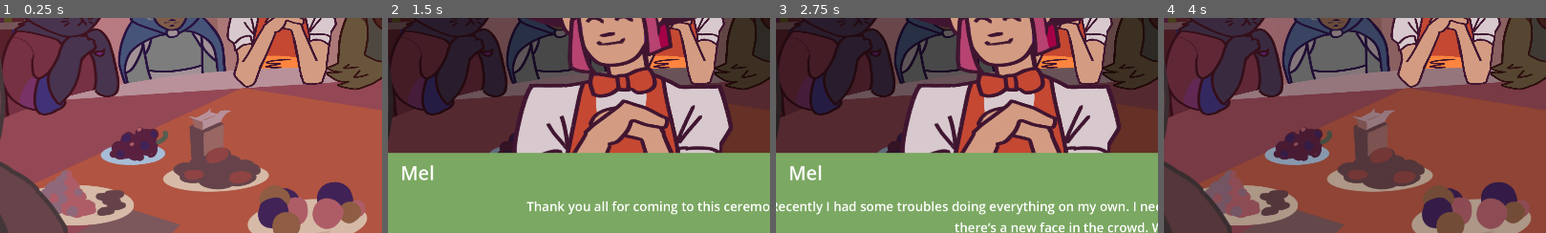
Above: before the commit, frames 1-4 (left to right).
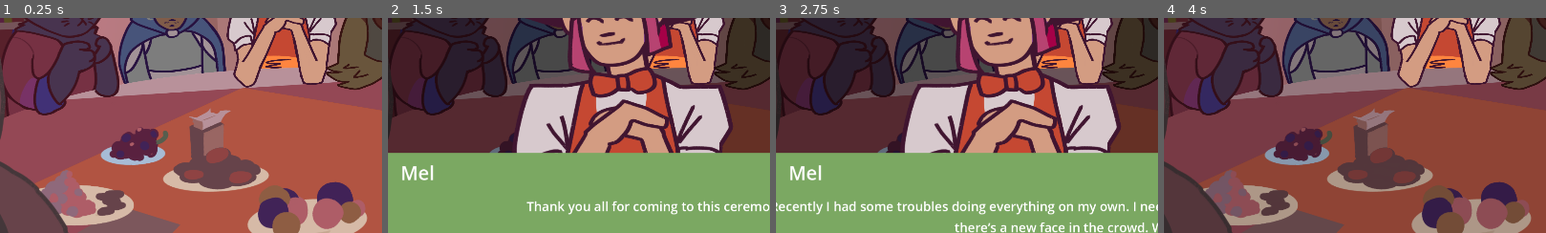
Above: after the commit, the same moments.

Repository: milana-94888u/tea-party
Game: Godot game, scene res://src/scenes/main/main.tscn
Same seed, same stepped clock (60 frames per second), same inputs: the game is played once before the commit and once after it.
Inputs (mouse positions are % of the whole screen's width and height, from its top left):
- Up to frame 1 (0.25 s): no input
- Up to frame 2 (1.5 s): move the mouse to (72, 45) at 0.52 s; tap Enter at 1.25 s; move the mouse to (30, 55) at 1.27 s
- Up to frame 3 (2.75 s): click (50, 50) at 2 s
- Up to frame 4 (4 s): tap Space at 2.75 s; move the mouse to (60, 28) at 2.77 s; tap Enter at 3.5 s; move the mouse to (45, 70) at 3.52 s
The pictures show only the part of the screen within x 8-58%, y 34-84%; the shares and areas given below are measured in that part.

The runs differ from the first frame. In frame 1, 0.8% of the frame differs, in the area x 2-30%, y 3-43%; in frame 2, 0.6%; in frame 3, 0.6%; in frame 4, 0.8%.

Commit message:
implement giving cups

Diff:
--- a/resources/characters/brokk.tres
+++ b/resources/characters/brokk.tres
@@ -10,3 +10,4 @@
 undesired_effects = Array[int]([0, 0])
 back_sprite_base = ExtResource("1_vvyns")
 back_sprite_tea = ExtResource("1_vvyns")
+cup_spot = Vector2(400, 500)
--- a/resources/characters/liam.tres
+++ b/resources/characters/liam.tres
@@ -11,5 +11,6 @@
 undesired_effects = Array[int]([0, 0])
 back_sprite_base = ExtResource("1_hxlbm")
 front_sprite_base = ExtResource("2_v2rgd")
-back_sprite_tea = ExtResource("2_v2rgd")
+back_sprite_tea = ExtResource("1_hxlbm")
 front_sprite_tea = ExtResource("2_v2rgd")
+cup_spot = Vector2(-20, 680)
--- a/resources/characters/mel.tres
+++ b/resources/characters/mel.tres
@@ -13,3 +13,4 @@
 front_sprite_base = ExtResource("2_x5npj")
 back_sprite_tea = ExtResource("1_xps2t")
 front_sprite_tea = ExtResource("2_x5npj")
+cup_spot = Vector2(350, 780)
--- a/resources/characters/om.tres
+++ b/resources/characters/om.tres
@@ -10,3 +10,4 @@
 undesired_effects = Array[int]([0, 0])
 front_sprite_base = ExtResource("1_gks72")
 front_sprite_tea = ExtResource("1_gks72")
+cup_spot = Vector2(0, 820)
--- a/resources/characters/selene.tres
+++ b/resources/characters/selene.tres
@@ -15,3 +15,4 @@
 front_sprite_base = ExtResource("3_uis3s")
 back_sprite_tea = ExtResource("2_xwagg")
 front_sprite_tea = ExtResource("4_8w7rw")
+cup_spot = Vector2(450, 300)
--- a/resources/characters/vivienne.tres
+++ b/resources/characters/vivienne.tres
@@ -13,3 +13,4 @@
 front_sprite_base = ExtResource("2_xjtyj")
 back_sprite_tea = ExtResource("1_xx1hw")
 front_sprite_tea = ExtResource("2_xjtyj")
+cup_spot = Vector2(400, 500)
--- /dev/null
+++ b/resources/cups/ace_cup.tres
@@ -0,0 +1,10 @@
+[gd_resource type="Resource" script_class="CupData" load_steps=4 format=3 uid="uid://ekhdmmilprno"]
+
+[ext_resource type="Script" path="res://src/resources/cup_data.gd" id="1_5fn5f"]
+[ext_resource type="BitMap" uid="uid://cc0ij5wq87g70" path="res://assets/as_bitmask/cup_ace.png" id="1_6il8j"]
+[ext_resource type="Texture2D" uid="uid://jmlq1mq2ymlg" path="res://assets/cup_ace.png" id="2_xlj2b"]
+
+[resource]
+script = ExtResource("1_5fn5f")
+sprite = ExtResource("2_xlj2b")
+click_mask = ExtResource("1_6il8j")
--- /dev/null
+++ b/resources/cups/bi_cup.tres
@@ -0,0 +1,10 @@
+[gd_resource type="Resource" script_class="CupData" load_steps=4 format=3 uid="uid://cw2b2lvo7cwe5"]
+
+[ext_resource type="BitMap" uid="uid://cxxqy545qak1l" path="res://assets/as_bitmask/cup_bi.png" id="1_0omnr"]
+[ext_resource type="Script" path="res://src/resources/cup_data.gd" id="1_llpts"]
+[ext_resource type="Texture2D" uid="uid://b0pvr03lab5y4" path="res://assets/cup_bi.png" id="2_kuo8h"]
+
+[resource]
+script = ExtResource("1_llpts")
+sprite = ExtResource("2_kuo8h")
+click_mask = ExtResource("1_0omnr")
--- /dev/null
+++ b/resources/cups/lesbian_cup.tres
@@ -0,0 +1,10 @@
+[gd_resource type="Resource" script_class="CupData" load_steps=4 format=3 uid="uid://eqh18wl5i800"]
+
+[ext_resource type="BitMap" uid="uid://d3i544er05pu" path="res://assets/as_bitmask/cup_lesbian.png" id="1_4ql3k"]
+[ext_resource type="Script" path="res://src/resources/cup_data.gd" id="1_poaux"]
+[ext_resource type="Texture2D" uid="uid://dpo0r6jtjg5eu" path="res://assets/cup_lesbian.png" id="2_7i0lj"]
+
+[resource]
+script = ExtResource("1_poaux")
+sprite = ExtResource("2_7i0lj")
+click_mask = ExtResource("1_4ql3k")
--- /dev/null
+++ b/resources/cups/mlm_cup.tres
@@ -0,0 +1,10 @@
+[gd_resource type="Resource" script_class="CupData" load_steps=4 format=3 uid="uid://lg2st24kpyiy"]
+
+[ext_resource type="BitMap" uid="uid://sj2n626m7mvk" path="res://assets/as_bitmask/cup_mlm.png" id="1_ndr0q"]
+[ext_resource type="Script" path="res://src/resources/cup_data.gd" id="1_ng383"]
+[ext_resource type="Texture2D" uid="uid://dynqejbmwpyeh" path="res://assets/cup_mlm.png" id="2_c51f3"]
+
+[resource]
+script = ExtResource("1_ng383")
+sprite = ExtResource("2_c51f3")
+click_mask = ExtResource("1_ndr0q")
--- /dev/null
+++ b/resources/cups/nb_cup.tres
@@ -0,0 +1,10 @@
+[gd_resource type="Resource" script_class="CupData" load_steps=4 format=3 uid="uid://d35dr8yqssecd"]
+
+[ext_resource type="BitMap" uid="uid://cuvvx62nmfcta" path="res://assets/as_bitmask/cup_nb.png" id="1_5dtcn"]
+[ext_resource type="Script" path="res://src/resources/cup_data.gd" id="1_h8r18"]
+[ext_resource type="Texture2D" uid="uid://jwca4wc3l7j" path="res://assets/cup_nb.png" id="2_5fkhm"]
+
+[resource]
+script = ExtResource("1_h8r18")
+sprite = ExtResource("2_5fkhm")
+click_mask = ExtResource("1_5dtcn")
--- /dev/null
+++ b/resources/cups/trans_cup.tres
@@ -0,0 +1,10 @@
+[gd_resource type="Resource" script_class="CupData" load_steps=4 format=3 uid="uid://cx0le06u1jber"]
+
+[ext_resource type="Script" path="res://src/resources/cup_data.gd" id="1_1drpv"]
+[ext_resource type="BitMap" uid="uid://m7khs7k488c0" path="res://assets/as_bitmask/cup_trans.png" id="1_thctd"]
+[ext_resource type="Texture2D" uid="uid://dse3ymtqry0b" path="res://assets/cup_trans.png" id="2_2kf74"]
+
+[resource]
+script = ExtResource("1_1drpv")
+sprite = ExtResource("2_2kf74")
+click_mask = ExtResource("1_thctd")
--- a/resources/tea_varieties/base/black_tea.tres
+++ b/resources/tea_varieties/base/black_tea.tres
@@ -1,8 +1,10 @@
-[gd_resource type="Resource" script_class="TeaIngredient" load_steps=4 format=3 uid="uid://brwwpf1m0xcw8"]
+[gd_resource type="Resource" script_class="TeaIngredient" load_steps=6 format=3 uid="uid://brwwpf1m0xcw8"]
 
 [ext_resource type="BitMap" uid="uid://clbyb0nxcc4we" path="res://assets/ingredients/as_bitmask/black_tea.png" id="1_gwpjb"]
 [ext_resource type="Script" path="res://src/resources/tea_variety.gd" id="1_jekdt"]
 [ext_resource type="Texture2D" uid="uid://b1gmp7kw6fx68" path="res://assets/ingredients/black_tea.png" id="1_rfdq4"]
+[ext_resource type="Texture2D" uid="uid://dvf1nrayfyxwe" path="res://assets/tea_black.png" id="4_t2gp3"]
+[ext_resource type="Texture2D" uid="uid://wt6jye44drdf" path="res://assets/black tea.png" id="5_1akrk"]
 
 [resource]
 script = ExtResource("1_jekdt")
@@ -10,3 +12,5 @@
 ingredient_type = 0
 ingredient_sprite = ExtResource("1_rfdq4")
 click_mask = ExtResource("1_gwpjb")
+teapot = ExtResource("5_1akrk")
+tea_in_cup = ExtResource("4_t2gp3")
--- a/resources/tea_varieties/base/blue_tea.tres
+++ b/resources/tea_varieties/base/blue_tea.tres
@@ -1,8 +1,10 @@
-[gd_resource type="Resource" script_class="TeaIngredient" load_steps=4 format=3 uid="uid://c8qrrx3j2tait"]
+[gd_resource type="Resource" script_class="TeaIngredient" load_steps=6 format=3 uid="uid://c8qrrx3j2tait"]
 
 [ext_resource type="Script" path="res://src/resources/tea_variety.gd" id="1_jtqfl"]
 [ext_resource type="BitMap" uid="uid://ccvkhpg0geyk8" path="res://assets/ingredients/as_bitmask/blue_tea.png" id="1_lg7he"]
 [ext_resource type="Texture2D" uid="uid://cyv3ccj4db1kg" path="res://assets/ingredients/blue_tea.png" id="1_m5ceb"]
+[ext_resource type="Texture2D" uid="uid://b1a34tsv2mr8h" path="res://assets/tea_blue.png" id="4_kw3gf"]
+[ext_resource type="Texture2D" uid="uid://bh16yocsrv84n" path="res://assets/blue tea.png" id="5_gfdo3"]
 
 [resource]
 script = ExtResource("1_jtqfl")
@@ -10,3 +12,5 @@
 ingredient_type = 0
 ingredient_sprite = ExtResource("1_m5ceb")
 click_mask = ExtResource("1_lg7he")
+teapot = ExtResource("5_gfdo3")
+tea_in_cup = ExtResource("4_kw3gf")
--- a/resources/tea_varieties/base/green_tea.tres
+++ b/resources/tea_varieties/base/green_tea.tres
@@ -1,8 +1,10 @@
-[gd_resource type="Resource" script_class="TeaIngredient" load_steps=4 format=3 uid="uid://dhvxga01h7bu5"]
+[gd_resource type="Resource" script_class="TeaIngredient" load_steps=6 format=3 uid="uid://dhvxga01h7bu5"]
 
 [ext_resource type="Texture2D" uid="uid://csrw3pa8ebpvj" path="res://assets/ingredients/green_tea.png" id="1_7q61l"]
 [ext_resource type="Script" path="res://src/resources/tea_variety.gd" id="1_cxdit"]
 [ext_resource type="BitMap" uid="uid://bjbou4viydjqc" path="res://assets/ingredients/as_bitmask/green_tea.png" id="1_rdnfm"]
+[ext_resource type="Texture2D" uid="uid://coai4f62wbfqx" path="res://assets/tea_green.png" id="4_engwf"]
+[ext_resource type="Texture2D" uid="uid://cojf7mjgrb68q" path="res://assets/green tea.png" id="4_nwyg4"]
 
 [resource]
 script = ExtResource("1_cxdit")
@@ -10,3 +12,5 @@
 ingredient_type = 0
 ingredient_sprite = ExtResource("1_7q61l")
 click_mask = ExtResource("1_rdnfm")
+teapot = ExtResource("4_nwyg4")
+tea_in_cup = ExtResource("4_engwf")
--- a/src/resources/character_data.gd
+++ b/src/resources/character_data.gd
@@ -12,3 +12,5 @@
 @export var front_sprite_base: Texture2D
 @export var back_sprite_tea: Texture2D
 @export var front_sprite_tea: Texture2D
+
+@export var cup_spot: Vector2 = Vector2.ZERO
--- a/src/resources/cup_data.gd
+++ b/src/resources/cup_data.gd
@@ -3,3 +3,4 @@
 
 
 @export var sprite: Texture2D
+@export var click_mask: BitMap
--- a/src/resources/tea_variety.gd
+++ b/src/resources/tea_variety.gd
@@ -23,3 +23,6 @@
 
 @export var ingredient_sprite: Texture2D
 @export var click_mask: BitMap
+
+@export var teapot: Texture2D  # only for base
+@export var tea_in_cup: Texture2D  # only for base
--- /dev/null
+++ b/src/scenes/cup_choose/cup.gd
@@ -0,0 +1,27 @@
+@tool
+class_name Cup
+extends TextureButton
+
+
+@onready var spilled_sprite := $Tea as TextureRect
+
+
+@export var cup_data: CupData:
+	set(value):
+		cup_data = value
+		if not is_node_ready():
+			await ready
+		if not is_instance_valid(cup_data):
+			texture_normal = null
+			texture_click_mask = null
+			return
+		texture_normal = cup_data.sprite
+		texture_click_mask = cup_data.click_mask
+
+
+func spill_tea(tea_base: TeaIngredient) -> void:
+	spilled_sprite.texture = tea_base.tea_in_cup
+
+
+func empty_cup() -> void:
+	spilled_sprite.texture = null
--- /dev/null
+++ b/src/scenes/cup_choose/cup.tscn
@@ -0,0 +1,19 @@
+[gd_scene load_steps=4 format=3 uid="uid://brxqggtuenwss"]
+
+[ext_resource type="Script" path="res://src/scenes/cup_choose/cup.gd" id="1_06mbi"]
+[ext_resource type="Texture2D" uid="uid://dynqejbmwpyeh" path="res://assets/cup_mlm.png" id="1_tcuvm"]
+[ext_resource type="BitMap" uid="uid://sj2n626m7mvk" path="res://assets/as_bitmask/cup_mlm.png" id="2_jnaew"]
+
+[node name="Cup" type="TextureButton"]
+offset_right = 300.0
+offset_bottom = 300.0
+mouse_default_cursor_shape = 2
+texture_normal = ExtResource("1_tcuvm")
+texture_click_mask = ExtResource("2_jnaew")
+script = ExtResource("1_06mbi")
+
+[node name="Tea" type="TextureRect" parent="."]
+layout_mode = 0
+offset_right = 40.0
+offset_bottom = 40.0
+metadata/_edit_lock_ = true
--- /dev/null
+++ b/src/scenes/cup_choose/cup_dialog.gd
@@ -0,0 +1,17 @@
+class_name CupDialog
+extends Control
+
+
+signal cup_chosen(cup: Cup)
+
+
+@onready var cups := $Cups as HBoxContainer
+
+
+func _ready() -> void:
+	for cup in cups.get_children():
+		cup.pressed.connect(on_cup_clicked.bind(cup))
+
+
+func on_cup_clicked(cup: Cup) -> void:
+	cup_chosen.emit(cup)
--- /dev/null
+++ b/src/scenes/cup_choose/cup_dialog.tscn
@@ -0,0 +1,93 @@
+[gd_scene load_steps=19 format=3 uid="uid://dtpgi8ckq271b"]
+
+[ext_resource type="Script" path="res://src/scenes/cup_choose/cup_dialog.gd" id="1_1vpqn"]
+[ext_resource type="PackedScene" uid="uid://brxqggtuenwss" path="res://src/scenes/cup_choose/cup.tscn" id="1_2lt5y"]
+[ext_resource type="Texture2D" uid="uid://jmlq1mq2ymlg" path="res://assets/cup_ace.png" id="2_bd5yb"]
+[ext_resource type="BitMap" uid="uid://cc0ij5wq87g70" path="res://assets/as_bitmask/cup_ace.png" id="3_evq6s"]
+[ext_resource type="Resource" uid="uid://ekhdmmilprno" path="res://resources/cups/ace_cup.tres" id="4_ua6gv"]
+[ext_resource type="Texture2D" uid="uid://b0pvr03lab5y4" path="res://assets/cup_bi.png" id="5_nbc0h"]
+[ext_resource type="BitMap" uid="uid://cxxqy545qak1l" path="res://assets/as_bitmask/cup_bi.png" id="6_6qgqo"]
+[ext_resource type="Resource" uid="uid://cw2b2lvo7cwe5" path="res://resources/cups/bi_cup.tres" id="7_83wuc"]
+[ext_resource type="Texture2D" uid="uid://dpo0r6jtjg5eu" path="res://assets/cup_lesbian.png" id="8_4vmov"]
+[ext_resource type="BitMap" uid="uid://d3i544er05pu" path="res://assets/as_bitmask/cup_lesbian.png" id="9_dci0f"]
+[ext_resource type="Resource" uid="uid://eqh18wl5i800" path="res://resources/cups/lesbian_cup.tres" id="10_lyuta"]
+[ext_resource type="Resource" uid="uid://lg2st24kpyiy" path="res://resources/cups/mlm_cup.tres" id="11_phhdr"]
+[ext_resource type="Texture2D" uid="uid://jwca4wc3l7j" path="res://assets/cup_nb.png" id="12_f1lq7"]
+[ext_resource type="BitMap" uid="uid://cuvvx62nmfcta" path="res://assets/as_bitmask/cup_nb.png" id="13_el0v6"]
+[ext_resource type="Resource" uid="uid://d35dr8yqssecd" path="res://resources/cups/nb_cup.tres" id="14_8wspv"]
+[ext_resource type="Texture2D" uid="uid://dse3ymtqry0b" path="res://assets/cup_trans.png" id="15_uqoxu"]
+[ext_resource type="BitMap" uid="uid://m7khs7k488c0" path="res://assets/as_bitmask/cup_trans.png" id="16_osll0"]
+[ext_resource type="Resource" uid="uid://cx0le06u1jber" path="res://resources/cups/trans_cup.tres" id="17_3hm85"]
+
+[node name="CupDialog" type="Control"]
+layout_mode = 3
+anchors_preset = 15
+anchor_right = 1.0
+anchor_bottom = 1.0
+grow_horizontal = 2
+grow_vertical = 2
+script = ExtResource("1_1vpqn")
+
+[node name="Shelves" type="TextureRect" parent="."]
+layout_mode = 1
+anchors_preset = 12
+anchor_top = 1.0
+anchor_right = 1.0
+anchor_bottom = 1.0
+grow_horizontal = 2
+grow_vertical = 0
+metadata/_edit_lock_ = true
+
+[node name="Cups" type="HBoxContainer" parent="."]
+layout_mode = 1
+anchors_preset = 7
+anchor_left = 0.5
+anchor_top = 1.0
+anchor_right = 0.5
+anchor_bottom = 1.0
+offset_left = -910.0
+offset_top = -300.0
+offset_right = 910.0
+grow_horizontal = 2
+grow_vertical = 0
+alignment = 1
+
+[node name="AceCup" parent="Cups" instance=ExtResource("1_2lt5y")]
+layout_mode = 2
+size_flags_horizontal = 6
+texture_normal = ExtResource("2_bd5yb")
+texture_click_mask = ExtResource("3_evq6s")
+cup_data = ExtResource("4_ua6gv")
+
+[node name="BiCup" parent="Cups" instance=ExtResource("1_2lt5y")]
+layout_mode = 2
+size_flags_horizontal = 6
+texture_normal = ExtResource("5_nbc0h")
+texture_click_mask = ExtResource("6_6qgqo")
+cup_data = ExtResource("7_83wuc")
+
+[node name="LesbianCup" parent="Cups" instance=ExtResource("1_2lt5y")]
+layout_mode = 2
+size_flags_horizontal = 6
+texture_normal = ExtResource("8_4vmov")
+texture_click_mask = ExtResource("9_dci0f")
+cup_data = ExtResource("10_lyuta")
+
+[node name="MlmCup" parent="Cups" instance=ExtResource("1_2lt5y")]
+layout_mode = 2
+size_flags_horizontal = 6
+cup_data = ExtResource("11_phhdr")
+
+[node name="NbCup" parent="Cups" instance=ExtResource("1_2lt5y")]
+layout_mode = 2
+size_flags_horizontal = 6
+texture_normal = ExtResource("12_f1lq7")
+texture_click_mask = ExtResource("13_el0v6")
+cup_data = ExtResource("14_8wspv")
+
+[node name="TransCup" parent="Cups" instance=ExtResource("1_2lt5y")]
+layout_mode = 2
+size_flags_horizontal = 6
+texture_normal = ExtResource("15_uqoxu")
+texture_click_mask = ExtResource("16_osll0")
+cup_data = ExtResource("17_3hm85")
--- a/src/scenes/learning/empty_main.gd
+++ b/src/scenes/learning/empty_main.gd
@@ -1,5 +1,16 @@
 extends Control
 
 
-func _on_button_pressed() -> void:
-	get_tree().change_scene_to_file("res://src/scenes/main/main.tscn")
+func _ready() -> void:
+	pass
+
+
+func choose_tea() -> Tea:
+	var shelves := preload("res://src/scenes/tea_choose/shelves.tscn").instantiate()
+	hide()
+	add_sibling.call_deferred(shelves)
+	shelves.show()
+	var tea: Tea = await shelves.tea_completed
+	shelves.queue_free()
+	show()
+	return tea
--- a/src/scenes/main/character.gd
+++ b/src/scenes/main/character.gd
@@ -31,6 +31,7 @@
 		back_sprite.texture = null
 		front_sprite.texture = null
 		return
+	cup_spot.position = character_data.cup_spot
 	if has_cup:
 		back_sprite.texture = character_data.back_sprite_tea
 		front_sprite.texture = character_data.front_sprite_tea
@@ -53,6 +54,7 @@
 
 func give_cup(cup: Cup) -> void:
 	cup.reparent(cup_spot, false)
+	cup.position = Vector2.ZERO
 	has_cup = true
 
 
--- a/src/scenes/main/character.tscn
+++ b/src/scenes/main/character.tscn
@@ -1,6 +1,7 @@
-[gd_scene load_steps=2 format=3 uid="uid://cebisjuser8u0"]
+[gd_scene load_steps=3 format=3 uid="uid://cebisjuser8u0"]
 
 [ext_resource type="Script" path="res://src/scenes/main/character.gd" id="1_10xxw"]
+[ext_resource type="Texture2D" uid="uid://d4gnfs30a8iw5" path="res://assets/Brokk idle.png" id="3_fspym"]
 
 [node name="Character" type="Control"]
 layout_mode = 3
@@ -10,6 +11,7 @@
 grow_horizontal = 2
 grow_vertical = 2
 script = ExtResource("1_10xxw")
+has_cup = true
 
 [node name="CharacterBack" type="TextureRect" parent="."]
 unique_name_in_owner = true
@@ -18,6 +20,7 @@
 layout_mode = 0
 offset_right = 40.0
 offset_bottom = 40.0
+texture = ExtResource("3_fspym")
 
 [node name="CupSpot" type="Control" parent="."]
 unique_name_in_owner = true
@@ -32,3 +35,4 @@
 layout_mode = 0
 offset_right = 1000.0
 offset_bottom = 1000.0
+metadata/_edit_lock_ = true
--- a/src/scenes/main/cup.gd
+++ /dev/null
@@ -1,17 +0,0 @@
-@tool
-class_name Cup
-extends Control
-
-
-@onready var sprite_node := $CupSprite as TextureRect
-
-
-@export var data: CupData:
-	set(new_data):
-		data = new_data
-		if not is_node_ready():
-			await ready
-		if is_instance_valid(data):
-			sprite_node.texture = data.sprite
-		else:
-			sprite_node.texture = null
--- a/src/scenes/main/cup.tscn
+++ /dev/null
@@ -1,17 +0,0 @@
-[gd_scene load_steps=2 format=3 uid="uid://brxqggtuenwss"]
-
-[ext_resource type="Script" path="res://src/scenes/main/cup.gd" id="1_cth3v"]
-
-[node name="Cup" type="Control"]
-layout_mode = 3
-anchors_preset = 15
-anchor_right = 1.0
-anchor_bottom = 1.0
-grow_horizontal = 2
-grow_vertical = 2
-script = ExtResource("1_cth3v")
-
-[node name="CupSprite" type="TextureRect" parent="."]
-layout_mode = 0
-offset_right = 40.0
-offset_bottom = 40.0
--- a/src/scenes/main/main.gd
+++ b/src/scenes/main/main.gd
@@ -6,26 +6,35 @@
 
 func _ready() -> void:
 	await display_dialog(%Mel, introduction_dialog)
+	for character in characters:
+		await display_dialog(character, null, true)
 
 
 @export var highlight_material: Material
+
+@onready var cup_dialog := %CupDialog as CupDialog
 
 @onready var characters: Array[Character] = [%Selene, %Brokk, %Mel, %Vivienne, %Liam, %Om]
 @onready var canvas_for_ui := $CanvasForUI as CanvasLayer
 @onready var darkening_light := $DarkeningLight as DirectionalLight2D
 
 
-func display_dialog(character: Character, dialog: DialogData) -> void:
+func display_dialog(character: Character, dialog: DialogData, display_cup_dialog := false) -> void:
 	var tween := create_tween()
 	character.material = highlight_material
 	tween.tween_property(darkening_light, "energy", 0.5, 1)
 	await tween.finished
-	var dialog_line := preload("res://src/scenes/ui/dialog_line.tscn").instantiate()
-	canvas_for_ui.add_child(dialog_line)
-	for line in dialog.lines:
-		dialog_line.dialog_line_data = line
-		await dialog_line.requested_next_line
-	dialog_line.queue_free()
+	if is_instance_valid(dialog):
+		var dialog_line := preload("res://src/scenes/ui/dialog_line.tscn").instantiate()
+		canvas_for_ui.add_child(dialog_line)
+		for line in dialog.lines:
+			dialog_line.dialog_line_data = line
+			await dialog_line.requested_next_line
+		dialog_line.queue_free()
+	if display_cup_dialog:
+		cup_dialog.show()
+		var cup: Cup = await cup_dialog.cup_chosen
+		character.give_cup(cup)
 	tween = create_tween()
 	tween.tween_property(darkening_light, "energy", 0, 1)
 	await tween.finished
--- a/src/scenes/main/main.tscn
+++ b/src/scenes/main/main.tscn
@@ -13,6 +13,8 @@
 [ext_resource type="Resource" uid="uid://cktjktliysf5n" path="res://resources/characters/om.tres" id="8_eijjg"]
 [ext_resource type="Resource" uid="uid://ceeqxdqudfeq7" path="res://resources/characters/liam.tres" id="8_s2x27"]
 [ext_resource type="Script" path="res://src/resources/dialog_data.gd" id="9_tlpgv"]
+[ext_resource type="Texture2D" uid="uid://c7ea0odr154jx" path="res://assets/red tea.png" id="14_q2com"]
+[ext_resource type="PackedScene" uid="uid://dtpgi8ckq271b" path="res://src/scenes/cup_choose/cup_dialog.tscn" id="15_tn5o8"]
 
 [sub_resource type="Resource" id="Resource_ppora"]
 script = ExtResource("7_v73w7")
@@ -135,6 +137,22 @@
 scale = Vector2(0.5, 0.5)
 character_data = ExtResource("8_eijjg")
 
+[node name="Teapot" type="TextureRect" parent="."]
+visible = false
+layout_mode = 1
+anchors_preset = 8
+anchor_left = 0.5
+anchor_top = 0.5
+anchor_right = 0.5
+anchor_bottom = 0.5
+offset_left = -500.0
+offset_top = -380.0
+offset_right = 500.0
+offset_bottom = 620.0
+grow_horizontal = 2
+grow_vertical = 2
+texture = ExtResource("14_q2com")
+
 [node name="DetailsFront" type="TextureRect" parent="."]
 layout_mode = 1
 anchors_preset = 15
@@ -151,3 +169,7 @@
 blend_mode = 1
 
 [node name="CanvasForUI" type="CanvasLayer" parent="."]
+
+[node name="CupDialog" parent="CanvasForUI" instance=ExtResource("15_tn5o8")]
+unique_name_in_owner = true
+visible = false
Binary file added: assets/as_bitmask/cup_ace.png
Not shown, added: assets/as_bitmask/cup_ace.png.import
Binary file added: assets/as_bitmask/cup_bi.png
Not shown, added: assets/as_bitmask/cup_bi.png.import
Binary file added: assets/as_bitmask/cup_lesbian.png
Not shown, added: assets/as_bitmask/cup_lesbian.png.import
Binary file added: assets/as_bitmask/cup_mlm.png
Not shown, added: assets/as_bitmask/cup_mlm.png.import
Binary file added: assets/as_bitmask/cup_nb.png
Not shown, added: assets/as_bitmask/cup_nb.png.import
Binary file added: assets/as_bitmask/cup_trans.png
Not shown, added: assets/as_bitmask/cup_trans.png.import
(and 25 more such lines)
